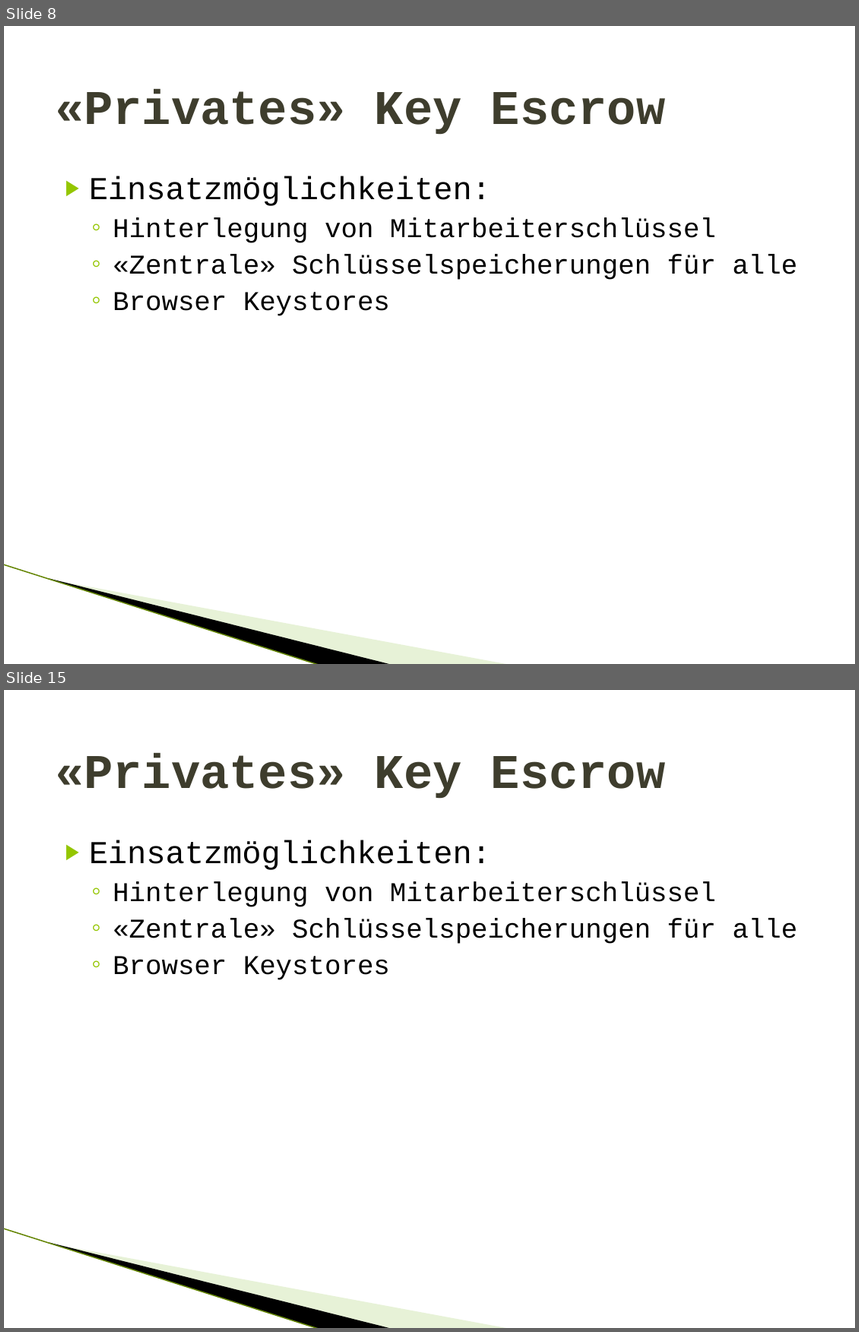
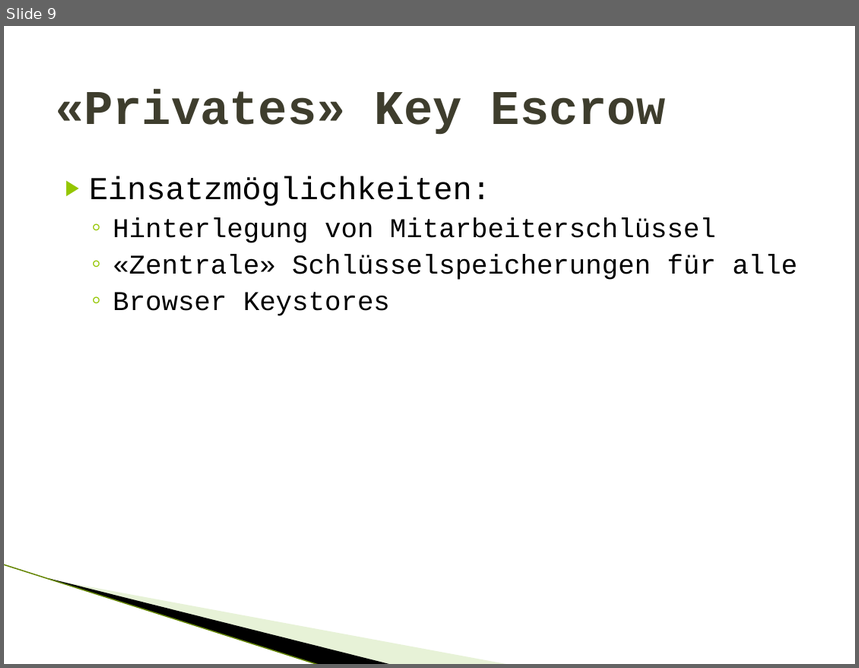
Before and after one commit to gnomengineer/Termpaper_KeyEscrow, a slide deck: presentation/Key Escrow.pptx. Shown one above the other, each under a label of ours: slides 8 and 15 before the commit, slide 9 after it; the slides between them are not shown. The pictures are 859x1332 and 859x668 pixels, drawn with LibreOffice and Linux fonts; fonts in the diff are those of the drawing; background and template pictures are left out. Boxes give left, top, right and bottom in pixels: in the first picture for what was removed or moved away, otherwise in the second. Text is boxed around its words. In the diff, an @@ line names an element or a change of style, - is before the commit and + after.

```diff
--- a/presentation/Key Escrow.pptx
+++ b/presentation/Key Escrow.pptx
@@ slide 15 removed at bbox=[4, 690, 855, 1328], background #FFFFFF; not listed: 3 template elements that a slide beside it also shows @@
@@ title removed at bbox=[55, 753, 666, 799] @@
-«Privates» Key Escrow
@@ text removed at bbox=[89, 840, 798, 980] @@
-▶ Einsatzmöglichkeiten:
-  ◦ Hinterlegung von Mitarbeiterschlüssel
-  ◦ «Zentrale» Schlüsselspeicherungen für alle
-  ◦ Browser Keystores
@@ what was slide 8 is now slide 9 @@
```
Also in this commit, not shown: 2 slides added, 5 other slides removed.
